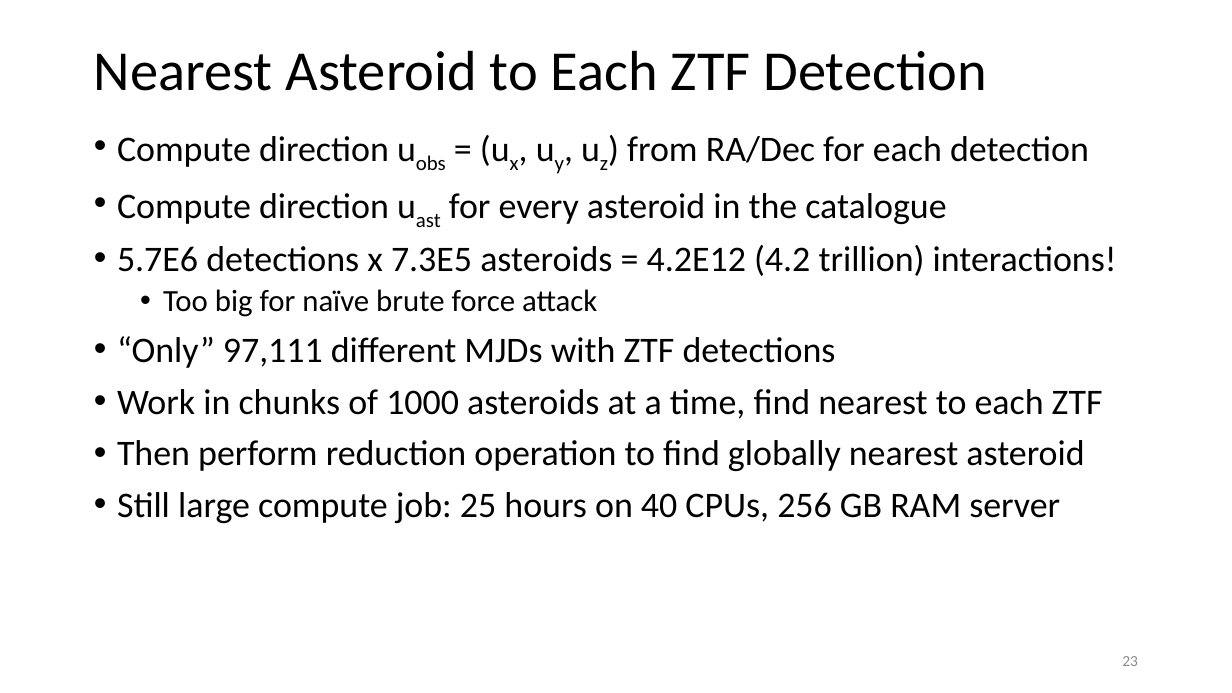
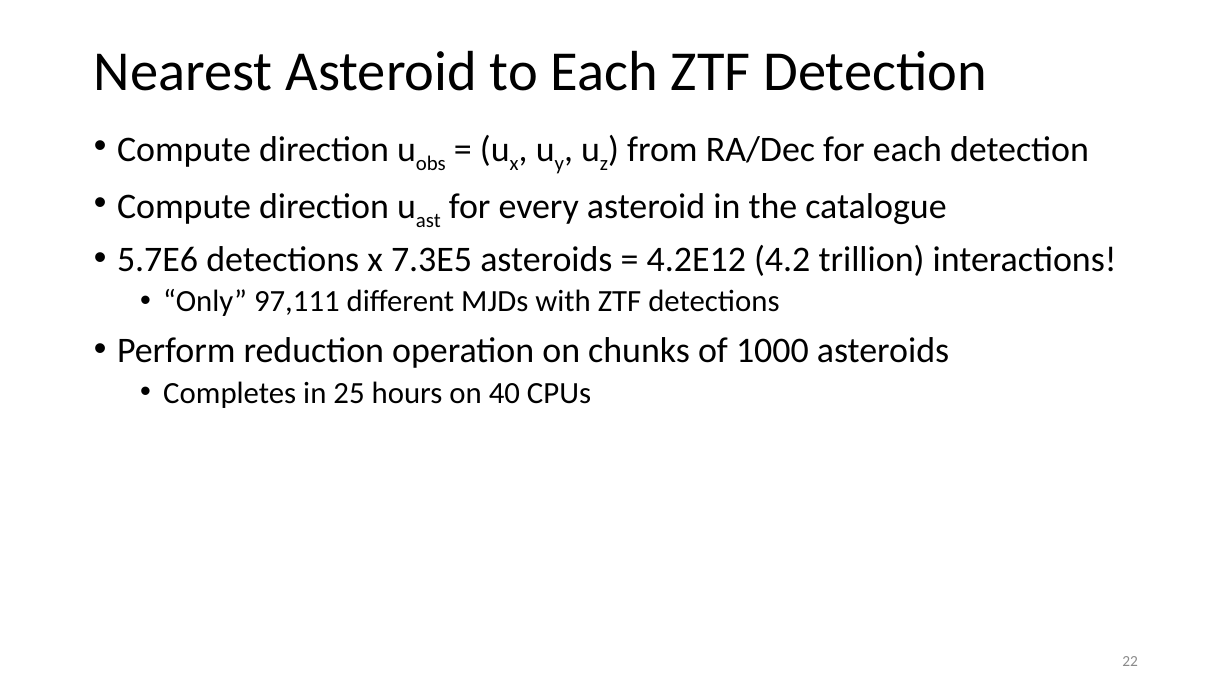
Before and after one commit to memanuel/kepler-sieve, a slide deck: slide 22 of presentation/kepler-sieve-slides.pptx (slide 23 before the commit). Drawn at 1232x693 pixels with LibreOffice and Linux fonts; fonts in the diff are those of the drawing. Boxes give left, top, right and bottom in pixels: in the first picture for what was removed or moved away, otherwise in the second. Text is boxed around its words. In the diff, an @@ line names an element or a change of style, - is before the commit and + after.

Commit message:
revised presentation / less text

```diff
--- a/presentation/kepler-sieve-slides.pptx
+++ b/presentation/kepler-sieve-slides.pptx
@@ text at [163,289,597,317]: paragraph removed @@
-  • Too big for naïve brute force attack
@@ text at [163,289,779,316]: size 28 to 24 pt in "“Only” 97,111 different MJDs with ZTF detections"; list level 1 to 2 in "“Only” 97,111 different MJDs with ..." @@
@@ text at [117,337,949,408]: text changed @@
-• Work in chunks of 1000 asteroids at a time, find nearest to each ZTF
-• Then perform reduction operation to find globally nearest asteroid
-• Still large compute job: 25 hours on 40 CPUs, 256 GB RAM server
+• Perform reduction operation on chunks of 1000 asteroids
+  • Completes in 25 hours on 40 CPUs
@@ page number at [1122,656,1138,666]: text changed @@
-23
+22
```
Also in this commit, not shown: 21 other slides changed, 1 slide added, 5 slides removed, 7 other files.
